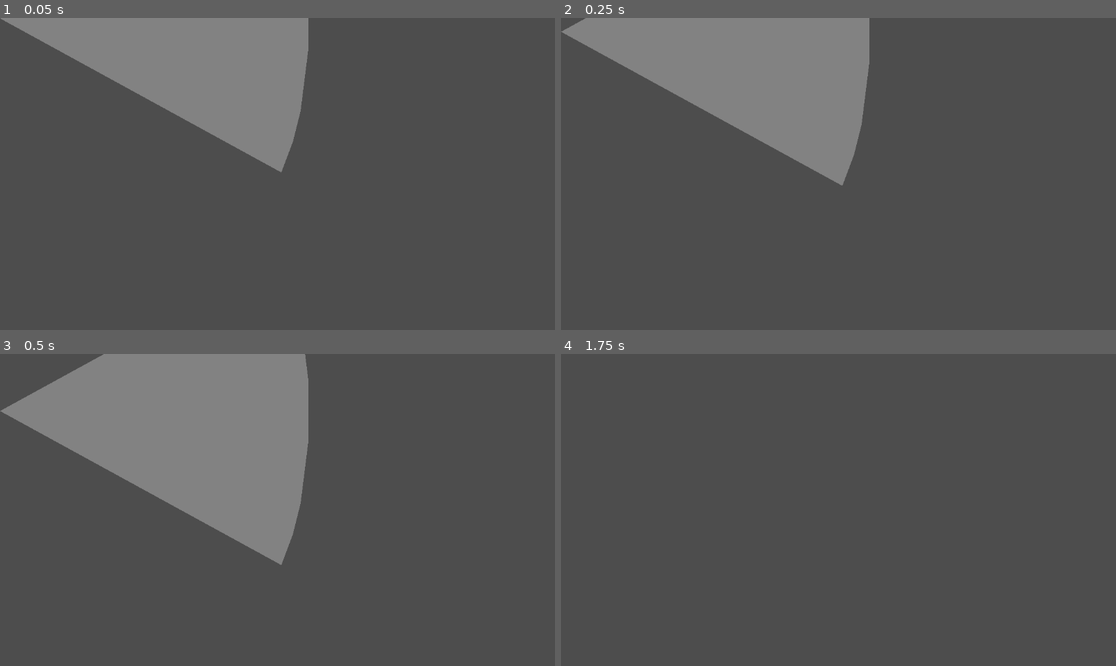
Above: before the commit, frames 1-4 (two rows, left to right).
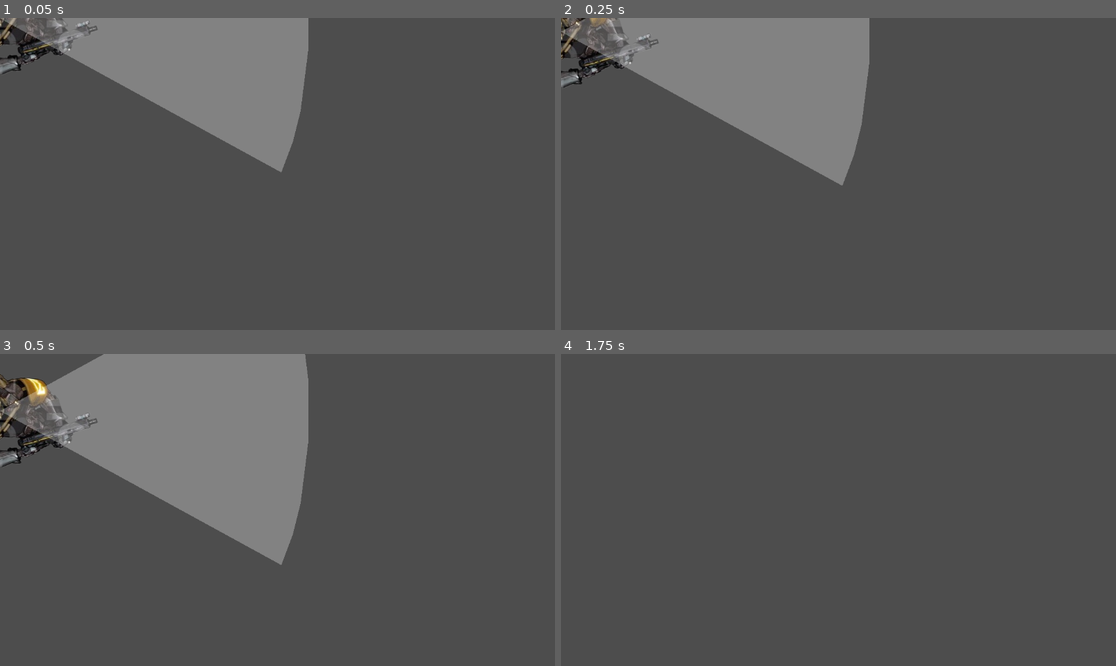
Above: after the commit, the same moments.

Repository: JonathanF2008/GreenOps_Godot
Game: Godot game, scene res://tscn/Benjamin-ai.tscn
Same seed, same stepped clock (60 frames per second), same inputs: the game is played once before the commit and once after it. This scene is started directly instead of the project's main scene.
Inputs (mouse positions are in pixels of both pictures, inside the frame that each line leads up to):
- Up to frame 1 (0.05 s): no input
- Up to frame 2 (0.25 s): no input
- Up to frame 3 (0.5 s): no input
- Up to frame 4 (1.75 s): tap Enter (ui_accept) at 0.5, 0.77, 1.52 s; move the mouse to (960, 494) at 0.52 s; hold Right (ui_right) from 0.53 s (still down); tap X (Bevege Miljøaktivist) at 0.6, 1.35 s; move the mouse to (727, 525) at 1.27 s

The runs differ from the first frame. In frame 1, 1.2% of the frame differs, in the area x 0-18%, y 0-19%; in frame 2, 1.6%; in frame 3, 2.0%, in the area x 0-18%, y 6-37%; in frame 4, nothing differs.

Commit message:
ai start
start av ai

Diff:
--- a/tscn/Benjamin-ai.tscn
+++ b/tscn/Benjamin-ai.tscn
@@ -1,7 +1,7 @@
 [gd_scene load_steps=5 format=3 uid="uid://bx31cmve4a1p2"]
 
 [ext_resource type="Script" path="res://Script/benjamin_ai.gd" id="1_86fhn"]
-[ext_resource type="Texture2D" path="res://Bilder/npc-placeholder-benjamin.png" id="1_tfswj"]
+[ext_resource type="Texture2D" uid="uid://b34p5s41b7q7x" path="res://Bilder/npc-placeholder-b.png" id="2_2jw40"]
 [ext_resource type="Script" path="res://Script/special_collision.gd" id="2_xtohm"]
 
 [sub_resource type="CircleShape2D" id="CircleShape2D_t7h7i"]
@@ -15,7 +15,7 @@
 [node name="Npc-placeholder-benjamin" type="Sprite2D" parent="."]
 position = Vector2(40, 16)
 rotation = 4.71239
-texture = ExtResource("1_tfswj")
+texture = ExtResource("2_2jw40")
 region_enabled = true
 region_rect = Rect2(122.218, 81.4932, 246.893, 356.046)
 
Binary file added: Bilder/npc-placeholder-b.png
Not shown, added: Bilder/npc-placeholder-b.png.import
Not shown: 1 places in oljearbeider-placeholder-sami.tscn that only renumber resources
Not shown, changed: .DS_Store
